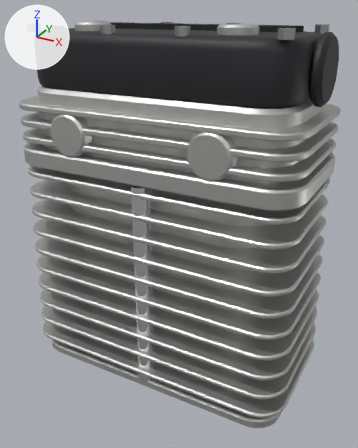
Two versions of the glTF model assets/bike_parts/head/twin/four_valve.glb, one commit apart.
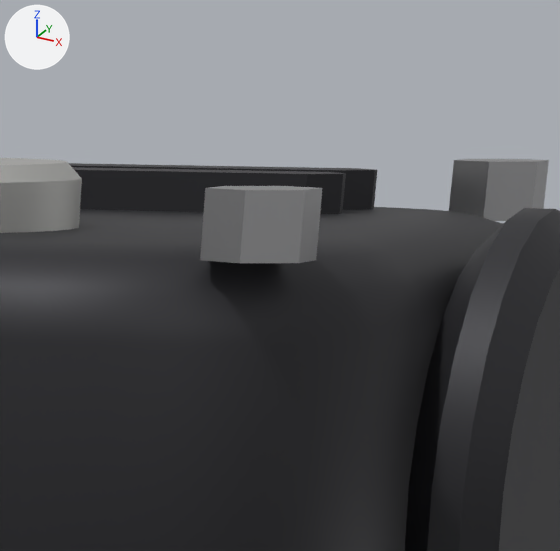
The first picture shows the older version from a camera (50 mm lens) standing at (0.256, -0.348, 0.211) and looking at (0.066, -0.003, 0.038). The close-ups show the older and then the newer version on the part from 69% to 93% of the width and 0% to 19% of the height of that picture. Only the edits that show in the close-ups are written down. The axes (+X, +Y, +Z) are drawn at upper left. The lights are the same throughout. Objects named as collision shapes, trigger or cutter boxes, shadow casters or lower levels of detail are left out. Where no turn or scale is listed for an object, it has been applied to the vertices. Vertices at exactly the same position are counted once.

The scene before the commit, as lines of its bpy script (objects in view):
```python
me_lod0 = bpy.data.meshes.new('lod0')
me_lod0.from_pydata(...)  # 3678 vertices, 7204 faces; spans x -0.064..0.184, y -0.064..0.064, z -0.1..0.2
# faces by material slot: [5936, 104, 1004, 160]
me_lod0.materials.append(mat_cast_alloy)  # light grey #cbcbc8
me_lod0.materials.append(mat_chrome)  # white #f9f9fa
me_lod0.materials.append(mat_black_metal)  # dark grey #353538
me_lod0.materials.append(mat_raw_steel)  # grey #b3b3b5
ob_lod0 = bpy.data.objects.new('lod0', me_lod0)
ob_lod0.location = (0.0, 0.0, 0.0)
```
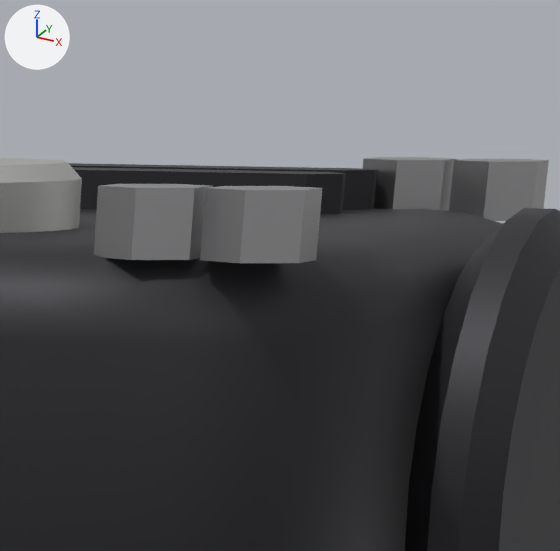
Patch to the scene script:
```diff
--- a/assets/bike_parts/head/twin/four_valve.glb.py
+++ b/assets/bike_parts/head/twin/four_valve.glb.py
@@ me_lod0 @@
 # used by ob_lod0; location = (0.0, 0.0, 0.0)
-me_lod0.from_pydata(...)  # 3678 vertices, 7204 faces; spans x -0.064..0.184, y -0.064..0.064, z -0.1..0.2
+me_lod0.from_pydata(...)  # 3750 vertices, 7324 faces; spans x -0.064..0.184, y -0.064..0.064, z -0.1..0.2
+# me_lod0 part 1: a new loose piece, a 6-sided cylinder along z spanning x 0.1455..0.1545, y -0.0472..-0.0368, z 0.193..0.199, in mat_raw_steel (grey #b3b3b5)
+# me_lod0 part 2: a new loose piece, a 6-sided cylinder along z spanning x 0.1455..0.1545, y 0.0368..0.0472, z 0.193..0.199, in mat_raw_steel (grey #b3b3b5)
+# other edits to the shape of me_lod0 do not show in these pictures
 me_lod0.materials.append(mat_cast_alloy)
```

Changed parts and their boxes (x1, y1, x2, y2) in the close-ups (560 x 551 px):
'lod0', reshaped: before (0, 158, 560, 551); after (0, 157, 560, 551)
part 1 of me_lod0, added: after (94, 184, 213, 260)
part 2 of me_lod0, added: after (362, 157, 457, 211)
